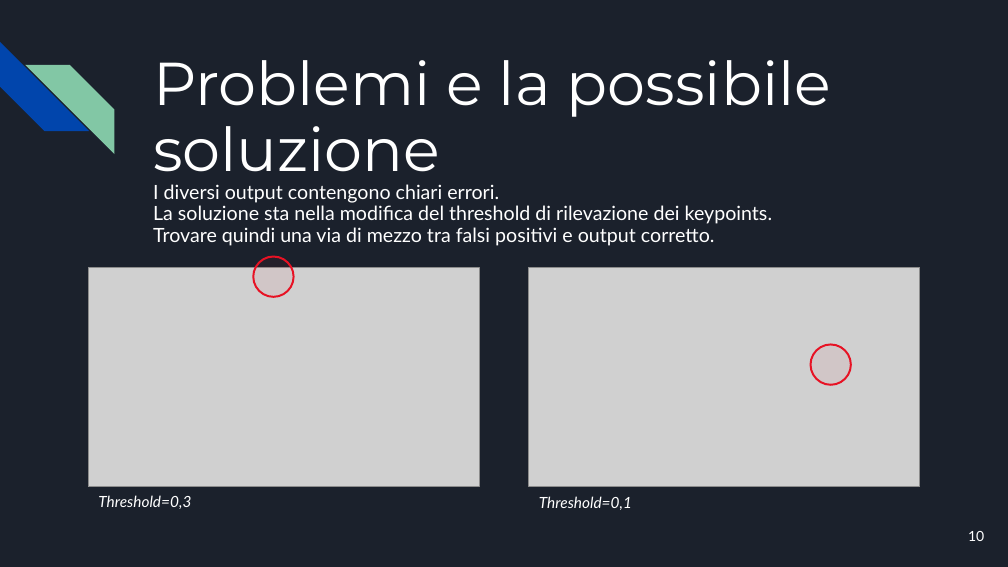
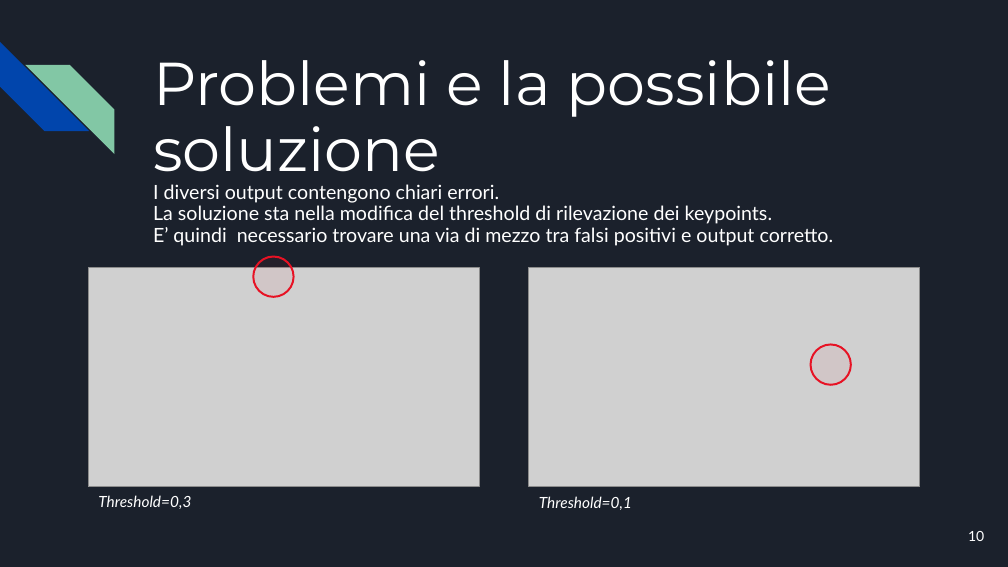
Before and after one commit to FrancescoLuzzi/Tesi, a slide deck: slide 10 of Presentazione.pptx. Drawn at 1008x567 pixels with LibreOffice and Linux fonts; fonts in the diff are those of the drawing; grey boxes stand for pictures. Boxes give left, top, right and bottom in pixels: in the first picture for what was removed or moved away, otherwise in the second. Text is boxed around its words. In the diff, an @@ line names an element or a change of style, - is before the commit and + after.

Commit message:
updates

```diff
--- a/Presentazione.pptx
+++ b/Presentazione.pptx
@@ text at bbox=[153, 184, 834, 246]: text changed @@
-I diversi output contengono chiari errori.
-La soluzione sta nella modifica del threshold di rilevazione dei keypoints.
-Trovare quindi una via di mezzo tra falsi positivi e output corretto.
+I diversi output contengono chiari errori.
+La soluzione sta nella modifica del threshold di rilevazione dei keypoints.
+E’ quindi necessario trovare una via di mezzo tra falsi positivi e output corretto.
```
Also in this commit, not shown: 2 other slides changed.
